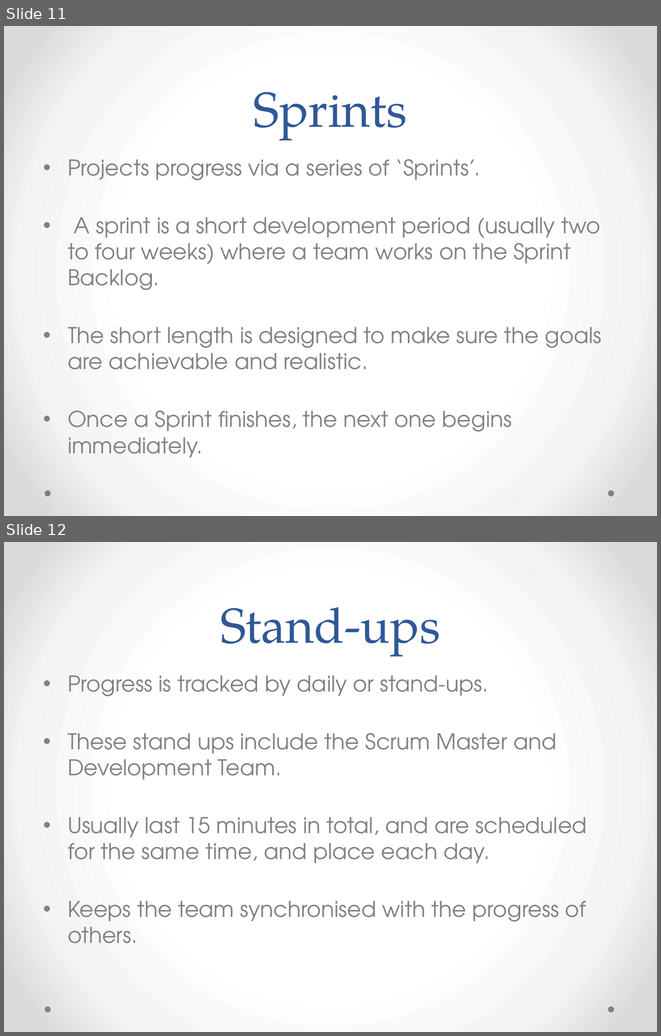
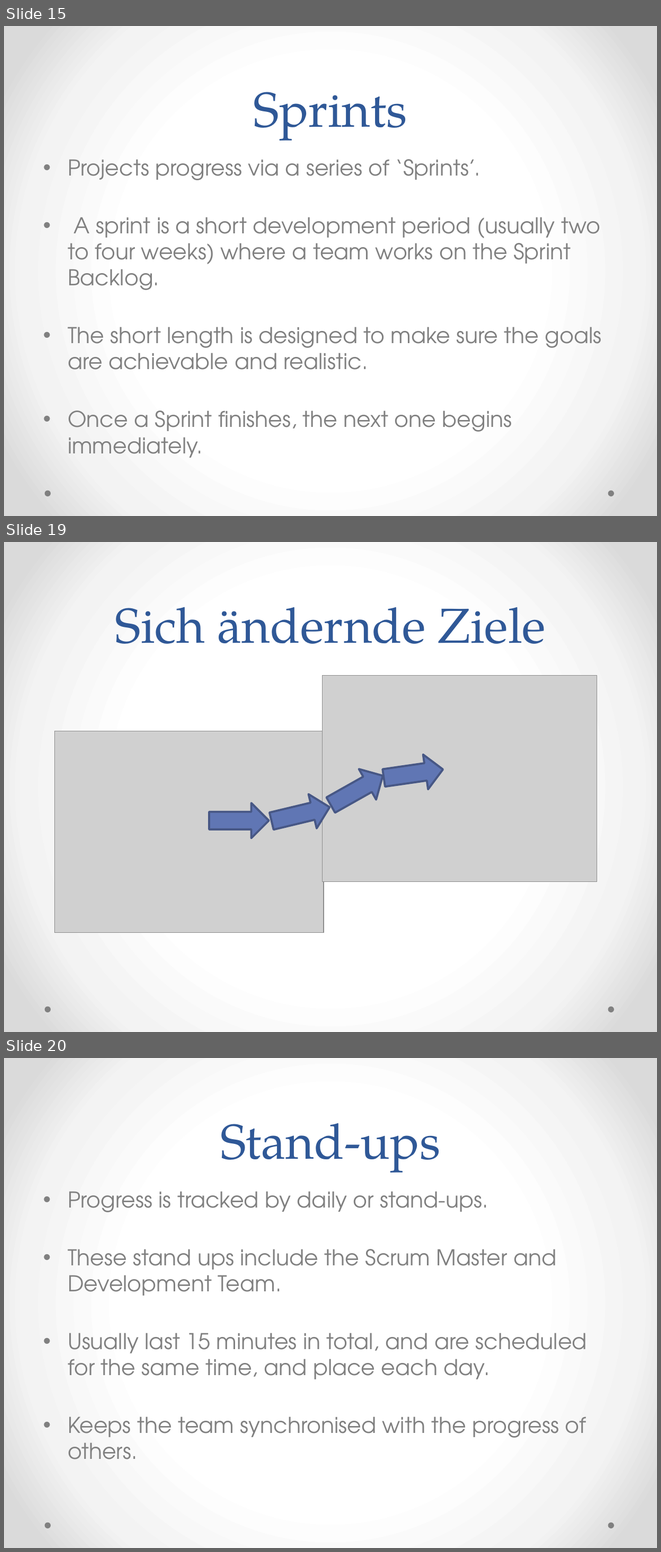
Before and after one commit to Medardus2004/ScrumPresentation, a slide deck: Scrum.pptx. Shown one above the other, each under a label of ours: slides 11 and 12 before the commit, slides 15, 19 and 20 after it; the slides between them are not shown. The pictures are 661x1036 and 661x1552 pixels, drawn with LibreOffice and Linux fonts; fonts in the diff are those of the drawing; grey boxes stand for pictures. Boxes give left, top, right and bottom in pixels: in the first picture for what was removed or moved away, otherwise in the second. Text is boxed around its words. In the diff, an @@ line names an element or a change of style, - is before the commit and + after.

```diff
--- a/Scrum.pptx
+++ b/Scrum.pptx
@@ slide 19 added at [4,542,657,1032], background gradient #FFFFFF to #F4F4F4 to #DADADA; not listed: 2 template elements that a slide beside it also shows @@
@@ title added at [115,607,546,644], 54 pt, text #2F5897 @@
+Sich ändernde Ziele
@@ picture added at [322,675,597,882] @@
@@ picture added at [55,731,324,933] @@
@@ right arrow added at [323,760,392,820], fill #6076B4, outline #475785 2.25 pt @@
@@ right arrow added at [381,752,445,795], fill #6076B4, outline #475785 2.25 pt @@
@@ right arrow added at [267,790,334,838], fill #6076B4, outline #475785 2.25 pt @@
@@ right arrow added at [209,803,269,838], fill #6076B4, outline #475785 2.25 pt @@
@@ what was slide 11 is now slide 15 @@
@@ what was slide 12 is now slide 20 @@
```
Also in this commit, not shown: 8 slides changed, 8 other slides added, 1 slide removed, 6 other files.
